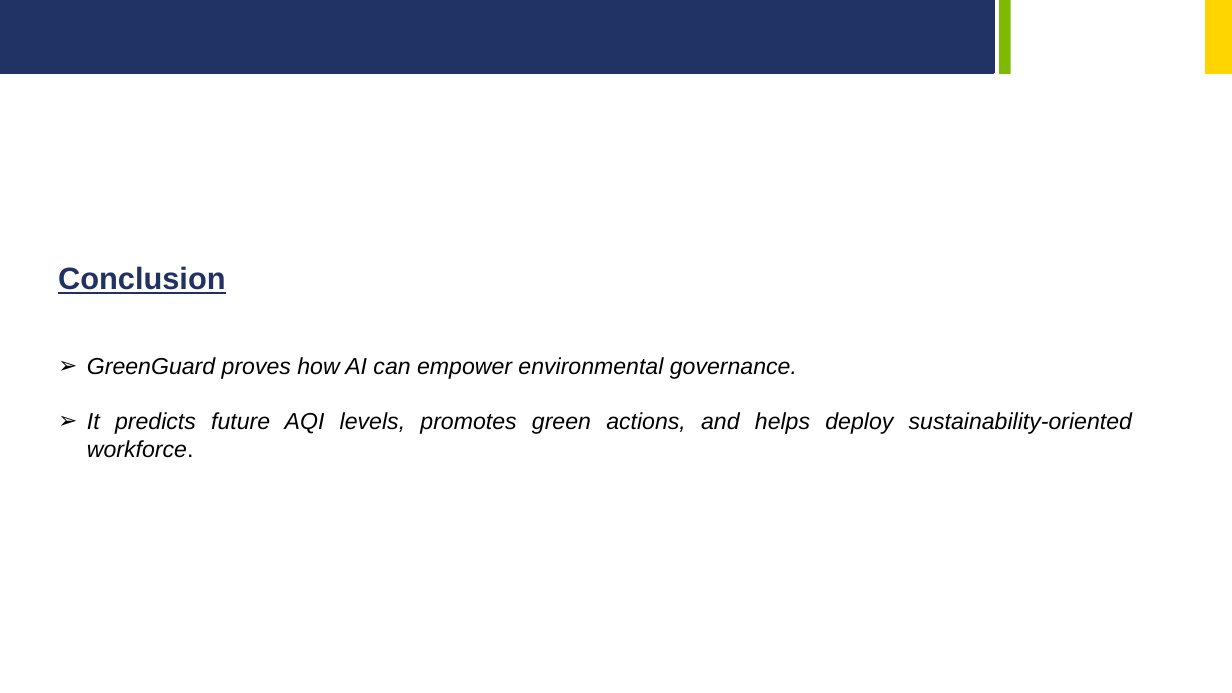
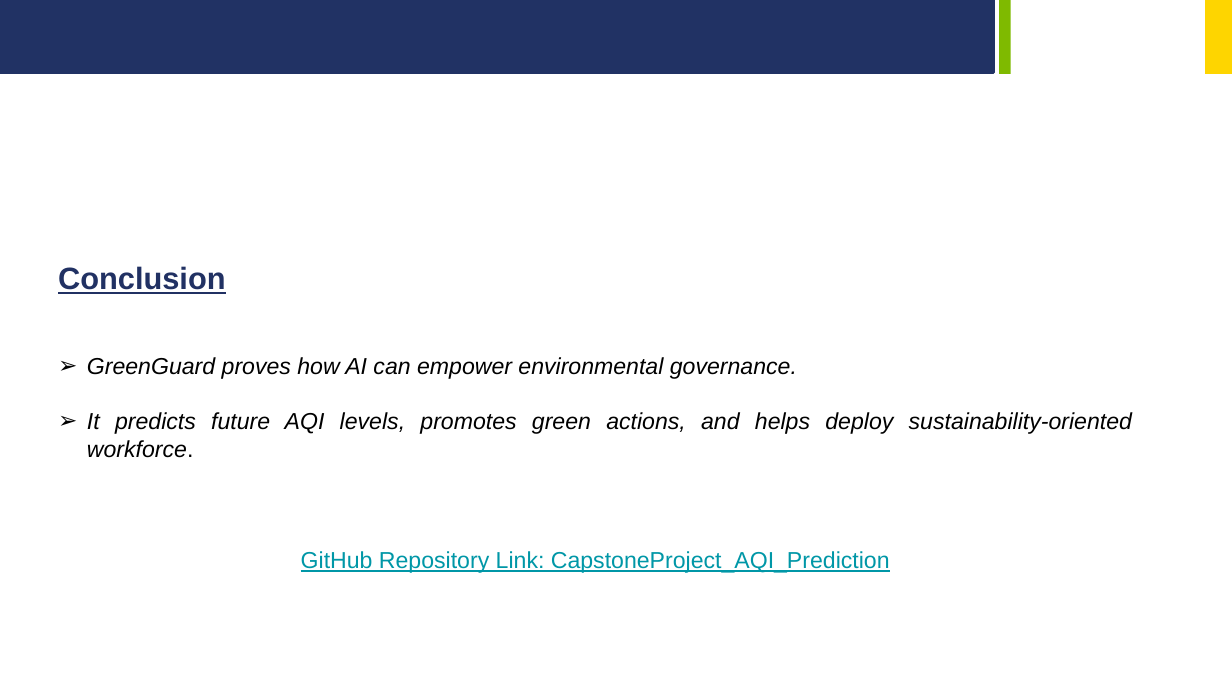
Before and after one commit to hubsukalp/CapstoneProject_GreenSkillsAI, a slide deck: slide 8 of PPT_Capstone_GreenSkills_GreenGurad.pptx. Drawn at 1232x693 pixels with LibreOffice and Linux fonts; fonts in the diff are those of the drawing; background and template pictures are left out. Boxes give left, top, right and bottom in pixels: in the first picture for what was removed or moved away, otherwise in the second. Text is boxed around its words. In the diff, an @@ line names an element or a change of style, - is before the commit and + after.

```diff
--- a/PPT_Capstone_GreenSkills_GreenGurad.pptx
+++ b/PPT_Capstone_GreenSkills_GreenGurad.pptx
@@ text at (301,551,890,573): paragraph added @@
+GitHub Repository Link: CapstoneProject_AQI_Prediction
```
Also in this commit, not shown: 5 other slides changed, 1 other file.
